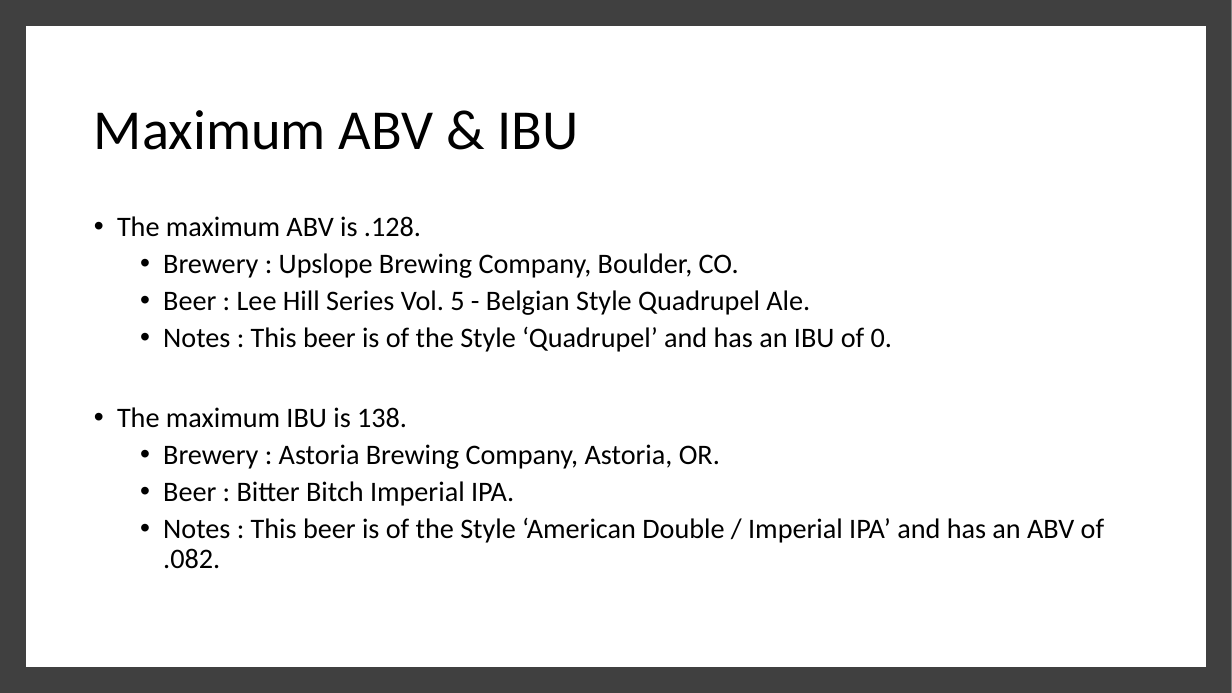
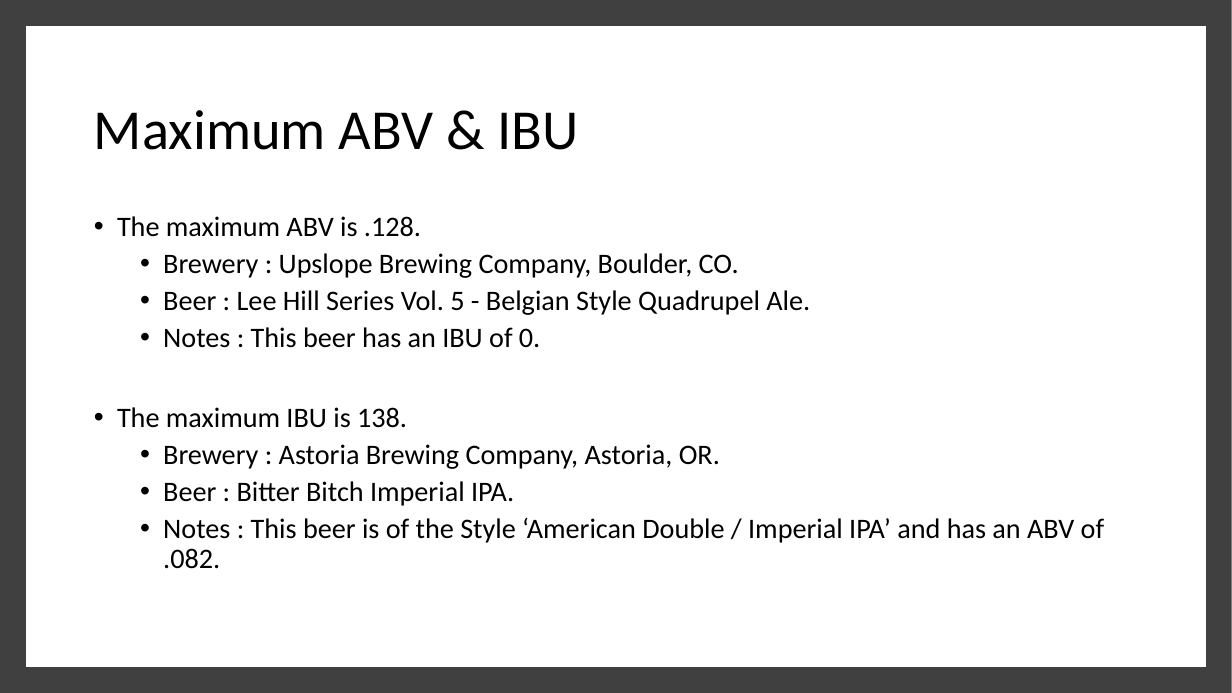
Before and after one commit to ericlaigaie/Case-Study-01, a slide deck: slide 7 of EDA_Presentation.pptx. Drawn at 1232x693 pixels with LibreOffice and Linux fonts; fonts in the diff are those of the drawing. Boxes give left, top, right and bottom in pixels: in the first picture for what was removed or moved away, otherwise in the second. Text is boxed around its words. In the diff, an @@ line names an element or a change of style, - is before the commit and + after.

```diff
--- a/EDA_Presentation.pptx
+++ b/EDA_Presentation.pptx
@@ text at [163, 327, 540, 348]: text changed @@
-  • Notes : This beer is of the Style ‘Quadrupel’ and has an IBU of 0.
+  • Notes : This beer has an IBU of 0.
```
Also in this commit, not shown: 1 other slide changed.
